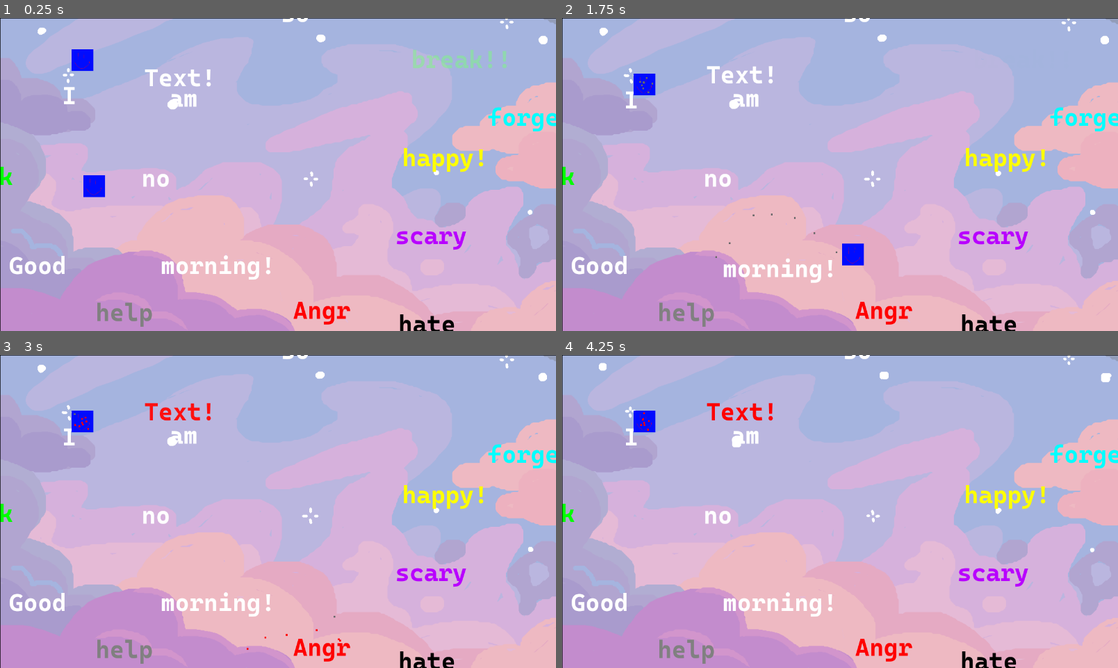
Above: before the commit, frames 1-4 (two rows, left to right).
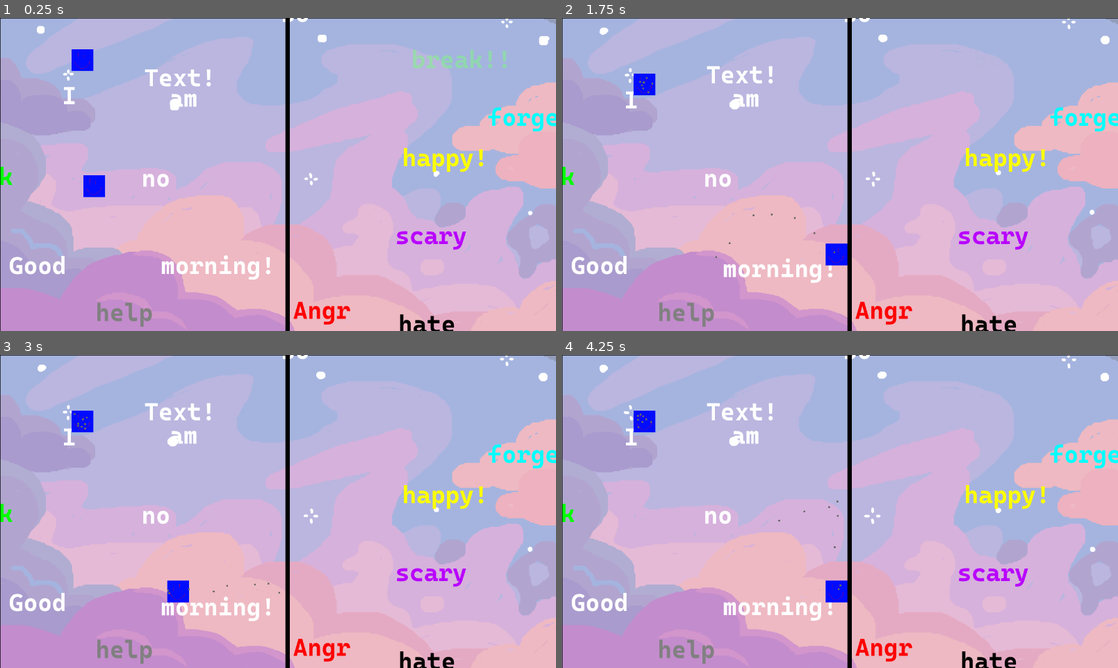
Above: after the commit, the same moments.

Repository: NitroGuy10/Chillennium2023
Game: Godot game, scene res://assets/Objects/Game.tscn
The game is run twice, just before and just after one commit, with the same random seed, the same clock (stepped at 60 frames per second) and the same inputs.
Inputs:
- Up to frame 1 (0.25 s): no input
- Up to frame 2 (1.75 s): hold Right (ui_right) from 0.53 s (still down); tap Shift (dash) at 0.6, 1.35 s; tap Up (ui_up) at 0.77, 1.52 s
- Up to frame 3 (3 s): release Right (ui_right) at 2.03 s; hold Left (ui_left) 2.03-2.78 s; tap Shift (dash) at 2.1, 2.85 s; hold Right (ui_right) from 2.78 s (still down)
- Up to frame 4 (4.25 s): keep holding Right (ui_right); tap Up (ui_up) at 3.02, 3.77 s; tap Shift (dash) at 3.6 s

The runs differ from the first frame. In frame 1, 1.0% of the frame differs, in the area x 6-99%, y 0-100%; in frame 2, 1.3%; in frame 3, 2.0%; in frame 4, 2.1%.

Commit message:
Separator

Diff:
--- a/assets/Levels/Test_Level.tscn
+++ b/assets/Levels/Test_Level.tscn
@@ -17,7 +17,7 @@
 script = ExtResource( 6 )
 
 [node name="Background" parent="." instance=ExtResource( 3 )]
-frame = 3
+frame = 5
 
 [node name="WordPlatformInteractable" parent="." instance=ExtResource( 4 )]
 position = Vector2( 147, 186 )
--- a/assets/Objects/Game.tscn
+++ b/assets/Objects/Game.tscn
@@ -1,8 +1,9 @@
-[gd_scene load_steps=4 format=2]
+[gd_scene load_steps=5 format=2]
 
 [ext_resource path="res://assets/Levels/Test_Level.tscn" type="PackedScene" id=1]
 [ext_resource path="res://assets/Music/cutesy.mp3" type="AudioStream" id=2]
 [ext_resource path="res://assets/Objects/Game.gd" type="Script" id=3]
+[ext_resource path="res://assets/Objects/Separator.tscn" type="PackedScene" id=4]
 
 [node name="Game" type="Node2D"]
 script = ExtResource( 3 )
@@ -11,5 +12,8 @@
 
 [node name="Test_Level" parent="Level" instance=ExtResource( 1 )]
 
+[node name="Separator" parent="Level/Test_Level" instance=ExtResource( 4 )]
+position = Vector2( 662, 351 )
+
 [node name="AudioStreamPlayer" type="AudioStreamPlayer" parent="."]
 stream = ExtResource( 2 )
--- /dev/null
+++ b/assets/Objects/Separator.tscn
@@ -0,0 +1,20 @@
+[gd_scene load_steps=3 format=2]
+
+[ext_resource path="res://assets/Sprites/separator.png" type="Texture" id=1]
+
+[sub_resource type="RectangleShape2D" id=1]
+extents = Vector2( 5, 5 )
+
+[node name="Separator" type="Node2D"]
+
+[node name="Node2D" type="Node2D" parent="."]
+scale = Vector2( 1, 800 )
+
+[node name="Sprite" type="Sprite" parent="Node2D"]
+texture = ExtResource( 1 )
+
+[node name="StaticBody2D" type="StaticBody2D" parent="Node2D"]
+collision_layer = 129
+
+[node name="CollisionShape2D" type="CollisionShape2D" parent="Node2D/StaticBody2D"]
+shape = SubResource( 1 )
Binary file added: assets/Sprites/separator.png
Not shown, added: assets/Sprites/separator.png.import
